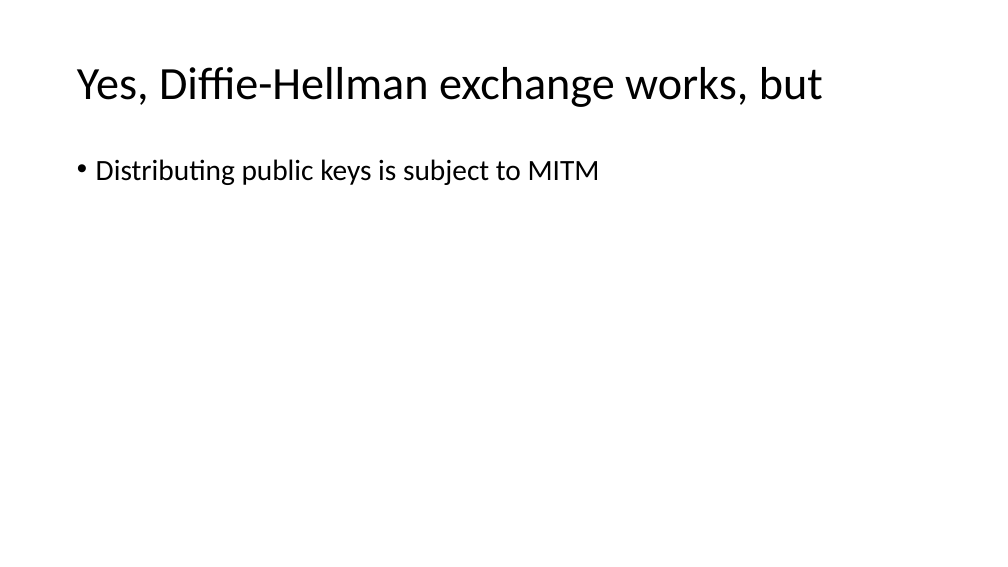
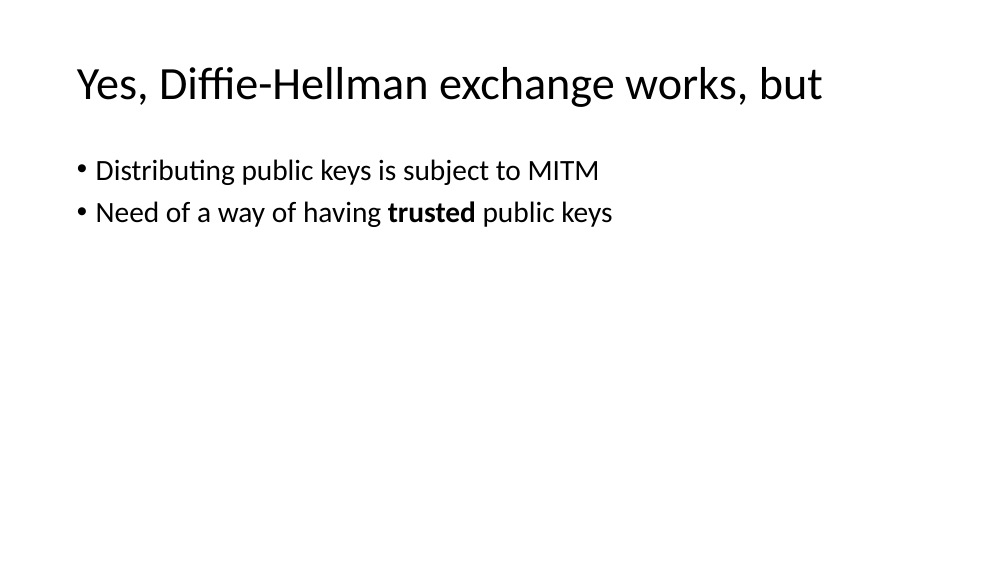
Before and after one commit to DeMaCS-UNICAL/NetworkSecurity, a slide deck: slide 2 of slides/04-PKI-and-Key-distribution-2020.pptx. Drawn at 1008x567 pixels with LibreOffice and Linux fonts; fonts in the diff are those of the drawing. Boxes give left, top, right and bottom in pixels: in the first picture for what was removed or moved away, otherwise in the second. Text is boxed around its words. In the diff, an @@ line names an element or a change of style, - is before the commit and + after.

```diff
--- a/slides/04-PKI-and-Key-distribution-2020.pptx
+++ b/slides/04-PKI-and-Key-distribution-2020.pptx
@@ text at (96,201,612,227): paragraph added @@
+• Need of a way of having trusted public keys
```
Also in this commit, not shown: 1 slide added, 4 other files.
